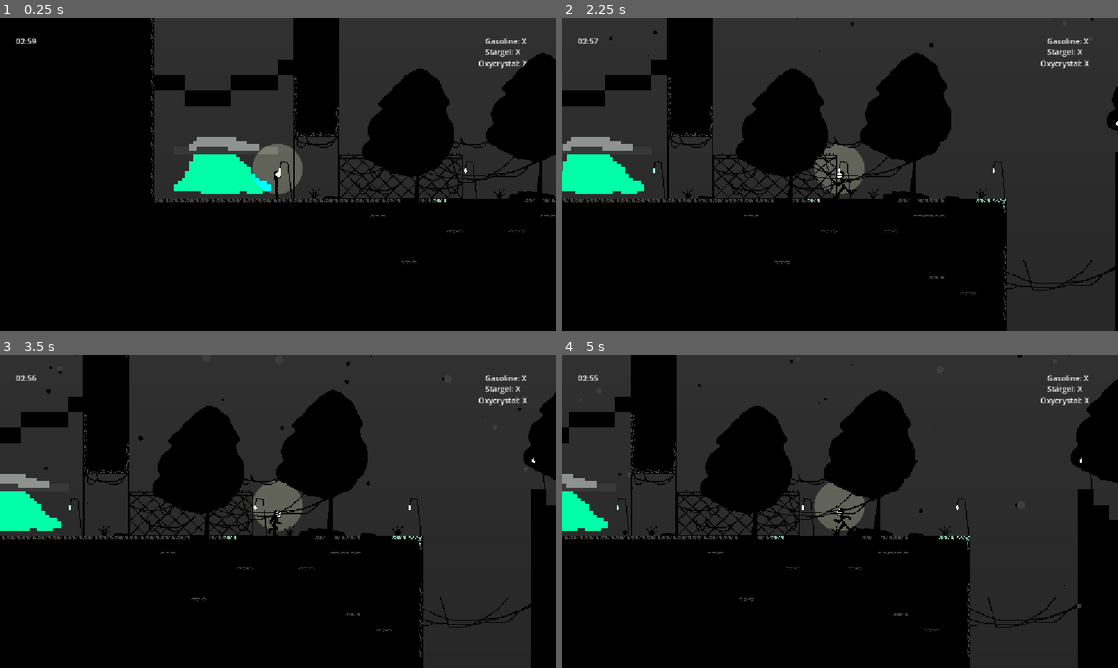
Above: before the commit, frames 1-4 (two rows, left to right).
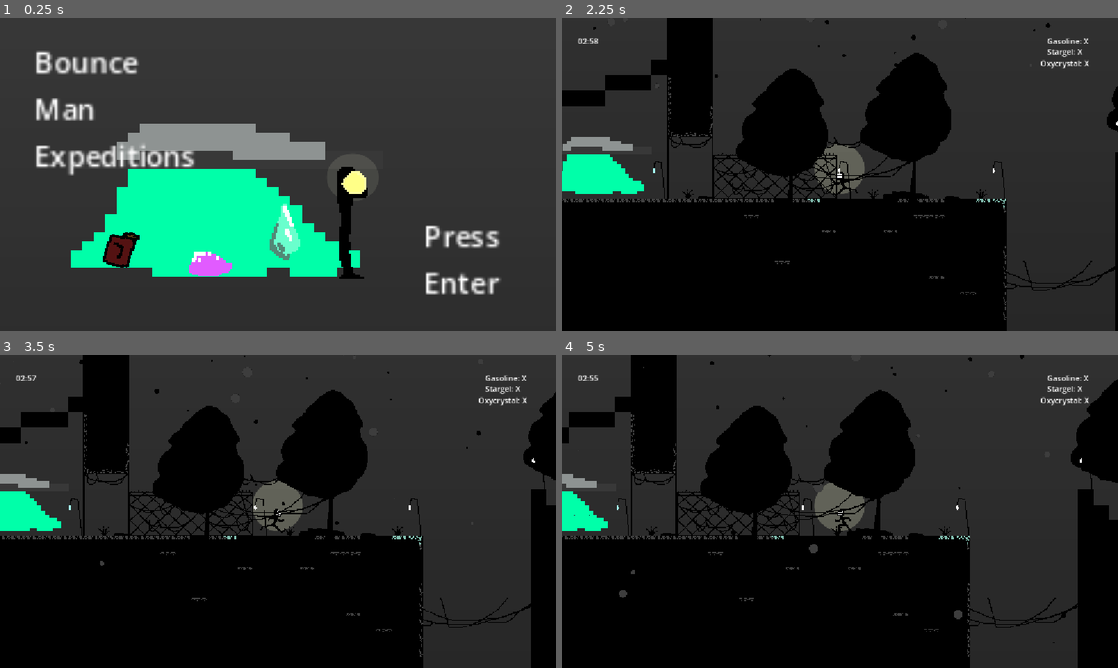
Above: after the commit, the same moments.

Repository: RainbowDash0804/Haven-Game
Game: Godot game, scene res://title.tscn
The game is run twice, just before and just after one commit, with the same random seed, the same clock (stepped at 60 frames per second) and the same inputs. Before the commit the project starts from res://world.tscn.
Inputs:
- Up to frame 1 (0.25 s): no input
- Up to frame 2 (2.25 s): tap Enter (ui_accept) at 0.5, 0.6, 0.77, 1.07, 1.35, 1.52, 1.82, 2.1 s; hold Right (ui_right) 0.53-2.03 s; hold Left (ui_left) from 2.03 s (still down)
- Up to frame 3 (3.5 s): release Left (ui_left) at 2.78 s; hold Right (ui_right) from 2.78 s (still down); tap Enter (ui_accept) at 2.85, 3.02, 3.32 s
- Up to frame 4 (5 s): tap Enter (ui_accept) at 3.6, 3.77, 4.07, 4.35, 4.52, 4.82 s; release Right (ui_right) at 4.28 s; hold Left (ui_left) from 4.28 s (still down)

The runs differ from the first frame. In frame 1, 76% of the frame differs, in the area x 0-100%, y 0-100%; in frame 2, 0.2%; in frame 3, 0.3%; in frame 4, 0.4%.

Commit message:
title screen

Diff:
--- a/bounce/project.godot
+++ b/bounce/project.godot
@@ -11,7 +11,7 @@
 [application]
 
 config/name="Bounce"
-run/main_scene="uid://16xrk017pjdl"
+run/main_scene="uid://bidkty55qj07v"
 config/features=PackedStringArray("4.7", "Forward Plus")
 config/icon="res://icon.svg"
 
--- /dev/null
+++ b/bounce/title.gd
@@ -0,0 +1,13 @@
+extends Node2D
+
+
+# Called when the node enters the scene tree for the first time.
+func _ready() -> void:
+	pass # Replace with function body.
+
+
+# Called every frame. 'delta' is the elapsed time since the previous frame.
+func _process(delta: float) -> void:
+	if Input.is_action_just_pressed("ui_accept"):
+		Variables.level = 0
+		get_tree().change_scene_to_file("res://world.tscn")
--- /dev/null
+++ b/bounce/title.tscn
@@ -0,0 +1,205 @@
+[gd_scene format=3 uid="uid://bidkty55qj07v"]
+
+[ext_resource type="Script" uid="uid://cvuxsntf6i7e1" path="res://title.gd" id="1_nuqgq"]
+[ext_resource type="PackedScene" uid="uid://cp50oc2r41kgu" path="res://gasoline.tscn" id="2_nuqgq"]
+[ext_resource type="Texture2D" uid="uid://tyv1dfj33a6j" path="res://SHip.png" id="3_lx2ly"]
+[ext_resource type="PackedScene" uid="uid://bophctxoghdrk" path="res://star_gel.tscn" id="4_jil77"]
+[ext_resource type="PackedScene" uid="uid://ct6a8nfl3ne2a" path="res://oxy_crystal.tscn" id="5_16uvt"]
+[ext_resource type="Texture2D" uid="uid://i050ywhvfapa" path="res://circle-symbol-graphic-free-png.webp" id="6_nuqgq"]
+[ext_resource type="Texture2D" uid="uid://cj4ahg1737uli" path="res://New Piskel (1).png" id="7_lx2ly"]
+
+[sub_resource type="Gradient" id="Gradient_3ranr"]
+colors = PackedColorArray(0, 0, 0, 1, 0.28729492, 0.28729492, 0.2872949, 1)
+
+[sub_resource type="GradientTexture2D" id="GradientTexture2D_dno37"]
+gradient = SubResource("Gradient_3ranr")
+fill_from = Vector2(1, 0.9364162)
+fill_to = Vector2(0.99710983, 0)
+
+[sub_resource type="RectangleShape2D" id="RectangleShape2D_7ueec"]
+size = Vector2(22.163424, 16.395504)
+
+[sub_resource type="LabelSettings" id="LabelSettings_bkp3o"]
+
+[sub_resource type="ParticleProcessMaterial" id="ParticleProcessMaterial_jil77"]
+particle_flag_disable_z = true
+emission_shape = 3
+emission_box_extents = Vector3(1500, 1, 1)
+gravity = Vector3(20, 98, 0)
+scale_min = 0.0
+scale_max = 0.099999994
+color = Color(0.23874435, 0.23874438, 0.23874435, 1)
+
+[sub_resource type="ParticleProcessMaterial" id="ParticleProcessMaterial_16uvt"]
+particle_flag_disable_z = true
+emission_shape = 3
+emission_box_extents = Vector3(500, 1, 1)
+gravity = Vector3(20, 98, 0)
+scale_min = 0.0
+scale_max = 0.049999997
+color = Color(0, 0, 0, 1)
+
+[sub_resource type="AtlasTexture" id="AtlasTexture_53rx0"]
+atlas = ExtResource("7_lx2ly")
+region = Rect2(0, 0, 100, 100)
+
+[sub_resource type="AtlasTexture" id="AtlasTexture_wcbwc"]
+atlas = ExtResource("7_lx2ly")
+region = Rect2(100, 0, 100, 100)
+
+[sub_resource type="AtlasTexture" id="AtlasTexture_7b7hl"]
+atlas = ExtResource("7_lx2ly")
+region = Rect2(0, 200, 100, 100)
+
+[sub_resource type="AtlasTexture" id="AtlasTexture_42w07"]
+atlas = ExtResource("7_lx2ly")
+region = Rect2(200, 0, 100, 100)
+
+[sub_resource type="AtlasTexture" id="AtlasTexture_e8iet"]
+atlas = ExtResource("7_lx2ly")
+region = Rect2(0, 100, 100, 100)
+
+[sub_resource type="AtlasTexture" id="AtlasTexture_754vy"]
+atlas = ExtResource("7_lx2ly")
+region = Rect2(100, 100, 100, 100)
+
+[sub_resource type="AtlasTexture" id="AtlasTexture_5eb62"]
+atlas = ExtResource("7_lx2ly")
+region = Rect2(200, 100, 100, 100)
+
+[sub_resource type="SpriteFrames" id="SpriteFrames_upcoo"]
+animations = [{
+"frames": [{
+"duration": 1.0,
+"texture": SubResource("AtlasTexture_53rx0")
+}, {
+"duration": 1.0,
+"texture": SubResource("AtlasTexture_wcbwc")
+}],
+"loop": 1,
+"name": &"Idle",
+"speed": 2.5
+}, {
+"frames": [{
+"duration": 1.0,
+"texture": SubResource("AtlasTexture_7b7hl")
+}],
+"loop": 1,
+"name": &"Jump",
+"speed": 5.0
+}, {
+"frames": [{
+"duration": 1.0,
+"texture": SubResource("AtlasTexture_42w07")
+}, {
+"duration": 1.0,
+"texture": SubResource("AtlasTexture_e8iet")
+}, {
+"duration": 1.0,
+"texture": SubResource("AtlasTexture_754vy")
+}, {
+"duration": 1.0,
+"texture": SubResource("AtlasTexture_5eb62")
+}],
+"loop": 1,
+"name": &"Move",
+"speed": 10.0
+}]
+
+[node name="Node2D" type="Node2D" unique_id=444438445]
+script = ExtResource("1_nuqgq")
+
+[node name="Sprite2D" type="Sprite2D" parent="." unique_id=1097086219]
+light_mask = 2
+z_index = -5
+position = Vector2(3133.5, 1376.5006)
+scale = Vector2(104.87441, 82.038284)
+texture = SubResource("GradientTexture2D_dno37")
+
+[node name="Gasoline" parent="." unique_id=2125424444 instance=ExtResource("2_nuqgq")]
+position = Vector2(249, 481.00003)
+rotation = 0.24451168
+scale = Vector2(2.7943847, 2.6481874)
+
+[node name="Ship" type="Sprite2D" parent="." unique_id=1761567446]
+z_index = -5
+texture_filter = 1
+position = Vector2(458, 275)
+scale = Vector2(23.980883, 18.730991)
+texture = ExtResource("3_lx2ly")
+
+[node name="Area2D" type="Area2D" parent="Ship" unique_id=1234929752]
+
+[node name="CollisionShape2D" type="CollisionShape2D" parent="Ship/Area2D" unique_id=1717838474]
+position = Vector2(-1.307393, 5.5011196)
+shape = SubResource("RectangleShape2D_7ueec")
+
+[node name="StarGel" parent="." unique_id=195247169 instance=ExtResource("4_jil77")]
+position = Vector2(437.9999, 492.99997)
+scale = Vector2(3.0334327, 3.81112)
+
+[node name="OxyCrystal" parent="." unique_id=173441786 instance=ExtResource("5_16uvt")]
+position = Vector2(598, 441)
+scale = Vector2(3.8611042, 4.2547936)
+
+[node name="Label" type="Label" parent="." unique_id=1881761268]
+offset_left = 70.0
+offset_top = 47.0
+offset_right = 237.0
+offset_bottom = 148.0
+scale = Vector2(3.7016594, 3.7293298)
+text = "Bounce
+Man
+Expeditions
+"
+
+[node name="Label2" type="Label" parent="." unique_id=973642617]
+offset_left = 877.0
+offset_top = 407.0
+offset_right = 1020.0
+offset_bottom = 482.0
+scale = Vector2(3.7016594, 3.7293298)
+text = "Press
+Enter
+"
+label_settings = SubResource("LabelSettings_bkp3o")
+
+[node name="CharacterBody2D" type="CharacterBody2D" parent="." unique_id=1212679709]
+position = Vector2(732, 341)
+scale = Vector2(4.345898, 3.9667645)
+
+[node name="PointLight2D" type="PointLight2D" parent="CharacterBody2D" unique_id=2069347559]
+light_mask = 3
+color = Color(0.897786, 0.9134479, 0.7382495, 1)
+energy = 0.45
+range_item_cull_mask = 3
+shadow_enabled = true
+shadow_color = Color(0, 0, 0, 1)
+shadow_filter = 1
+shadow_item_cull_mask = 3
+texture = ExtResource("6_nuqgq")
+texture_scale = 0.12
+
+[node name="GPUParticles2D" type="GPUParticles2D" parent="CharacterBody2D" unique_id=2138338680]
+z_index = 1
+position = Vector2(3, -324)
+amount = 100
+texture = ExtResource("6_nuqgq")
+lifetime = 12.94
+randomness = 0.97
+process_material = SubResource("ParticleProcessMaterial_jil77")
+
+[node name="GPUParticles2D2" type="GPUParticles2D" parent="CharacterBody2D" unique_id=313549832]
+z_index = -1
+position = Vector2(3, -324)
+amount = 100
+texture = ExtResource("6_nuqgq")
+lifetime = 12.94
+randomness = 0.97
+process_material = SubResource("ParticleProcessMaterial_16uvt")
+
+[node name="AnimatedSprite2D" type="AnimatedSprite2D" parent="CharacterBody2D" unique_id=1604417469]
+texture_filter = 1
+sprite_frames = SubResource("SpriteFrames_upcoo")
+animation = &"Idle"
+autoplay = "Idle"
Not shown, added: bounce/title.gd.uid
Binary file added: bounce/title.png
Not shown, added: bounce/title.png.import
